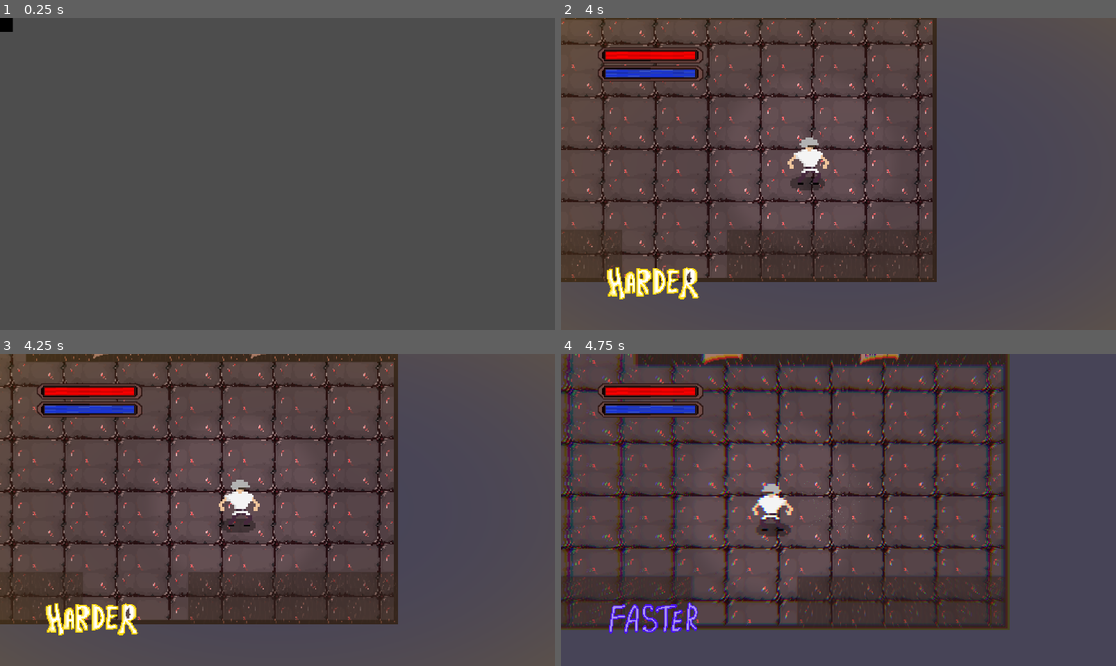
Above: before the commit, frames 1-4 (two rows, left to right).
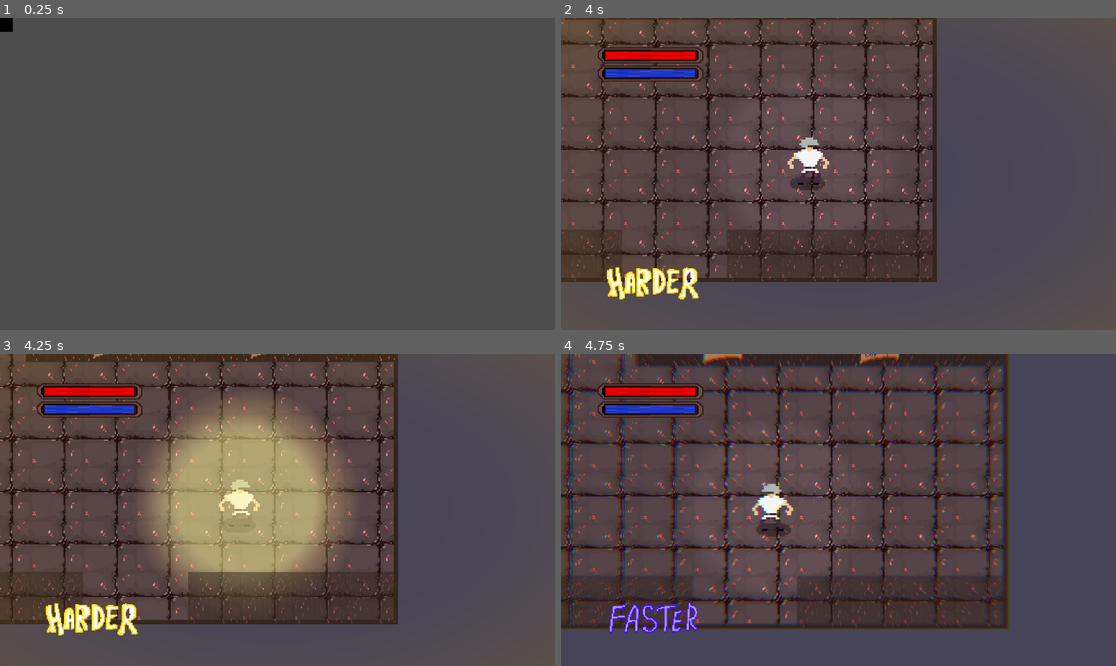
Above: after the commit, the same moments.

Repository: tonyrayf/9-GYMS-OF-INFERNO
Game: Godot game, scene res://scenes/levels/Intro.tscn
Same seed, same stepped clock (60 frames per second), same inputs: the game is played once before the commit and once after it. Video files are missing from this copy of the repository; at most half a second of black plays in their place.
Inputs (mouse positions are in pixels of both pictures, inside the frame that each line leads up to):
- Up to frame 1 (0.25 s): no input
- Up to frame 2 (4 s): tap Enter at 0.5 s; move the mouse to (960, 158) at 0.52 s; hold D (move_right) 0.53-1.28 s; tap Space (attack_kick) at 0.6, 2.85 s; move the mouse to (727, 189) at 1.27 s; hold S (move_down) 1.28-2.03 s; click (727, 189) at 1.35 s; move the mouse to (894, 105) at 2.02 s; hold D (move_right) 2.03-2.78 s; tap F (mode_switch) at 2.1 s; move the mouse to (810, 236) at 2.77 s; hold W (move_up) 2.78-3.53 s; move the mouse to (1005, 220) at 3.52 s; press the mouse at (1005, 220) at 3.53 s; hold A (move_left) from 3.53 s (still down)
- Up to frame 3 (4.25 s): keep holding A (move_left); tap E (skill_e) at 4.15 s
- Up to frame 4 (4.75 s): keep holding A (move_left); move the mouse to (672, 463) at 4.27 s; release the mouse at (672, 463) at 4.28 s; tap F (mode_switch) at 4.35 s

Frames 1-2 are identical in both runs. In frame 3, 18% of the frame differs, in the area x 25-64%, y 15-78%; in frame 4, nothing differs.

Commit message:
super punch and harder push

Diff:
--- a/scenes/enemy/runner_enemy.tscn
+++ b/scenes/enemy/runner_enemy.tscn
@@ -17,7 +17,7 @@
 
 [node name="EnemyRunner" type="CharacterBody2D" unique_id=897800292 groups=["enemy"]]
 collision_layer = 2
-collision_mask = 4
+collision_mask = 6
 script = ExtResource("1_q3o4c")
 attack_speed = 150.0
 damage = 25.0
--- a/scenes/enemy/tank_enemy.tscn
+++ b/scenes/enemy/tank_enemy.tscn
@@ -16,7 +16,7 @@
 
 [node name="EnemyTank" type="CharacterBody2D" unique_id=1657433947 groups=["enemy"]]
 collision_layer = 2
-collision_mask = 4
+collision_mask = 6
 script = ExtResource("1_dwaox")
 patrol_speed = 120.0
 attack_speed = 200.0
--- a/scenes/harder_push.gd
+++ b/scenes/harder_push.gd
@@ -1,11 +1,19 @@
 extends Area2D
 
 
-# Called when the node enters the scene tree for the first time.
-func _ready() -> void:
-	pass # Replace with function body.
+@export var time_to_live : float = 0.07
+@onready var timer : float = time_to_live
 
 
-# Called every frame. 'delta' is the elapsed time since the previous frame.
+func _on_body_entered(body: Node2D) -> void:
+	if body.is_in_group("enemy"):
+		var direction = (body.global_position - Global.player.global_position).normalized()
+
+		body.push_to(direction, 1600)
+
+
 func _process(delta: float) -> void:
-	pass
+	timer -= delta
+
+	if timer <= 0:
+		queue_free()
--- a/scenes/harder_push.tscn
+++ b/scenes/harder_push.tscn
@@ -5,8 +5,26 @@
 [sub_resource type="CircleShape2D" id="CircleShape2D_ff2x6"]
 radius = 371.0054
 
+[sub_resource type="Gradient" id="Gradient_n16vb"]
+offsets = PackedFloat32Array(0.5935252, 1)
+colors = PackedColorArray(1, 0.84313726, 0.50980395, 0.50980395, 1, 0.84313726, 0.50980395, 0)
+
+[sub_resource type="GradientTexture2D" id="GradientTexture2D_ff2x6"]
+gradient = SubResource("Gradient_n16vb")
+width = 800
+height = 800
+fill = 1
+fill_from = Vector2(0.5, 0.5)
+fill_to = Vector2(1, 0.53)
+
 [node name="HarderPush" type="Area2D" unique_id=1566446603]
+collision_mask = 2
 script = ExtResource("1_n16vb")
 
 [node name="CollisionShape2D" type="CollisionShape2D" parent="." unique_id=788051592]
 shape = SubResource("CircleShape2D_ff2x6")
+
+[node name="Sprite2D" type="Sprite2D" parent="." unique_id=178011186]
+texture = SubResource("GradientTexture2D_ff2x6")
+
+[connection signal="body_entered" from="." to="." method="_on_body_entered"]
--- a/scenes/levels/Level2.tscn
+++ b/scenes/levels/Level2.tscn
@@ -21,6 +21,7 @@
 [ext_resource type="PackedScene" uid="uid://dxcjxwo3nfxxk" path="res://nodes/arena.tscn" id="15_uh3oe"]
 [ext_resource type="Texture2D" uid="uid://bhueck8omllbt" path="res://assets/sprites/styles/надписи B.png" id="15_uie84"]
 [ext_resource type="Texture2D" uid="uid://cccdvpqmiw3fu" path="res://assets/sprites/styles/надписи F.png" id="16_0j73a"]
+[ext_resource type="PackedScene" uid="uid://bt0yq0qflwfu" path="res://scenes/enemy/ranged_enemy.tscn" id="16_eim73"]
 [ext_resource type="Texture2D" uid="uid://c8lxxxudcvh48" path="res://assets/sprites/styles/надписи S.png" id="17_cco8p"]
 [ext_resource type="Animation" uid="uid://btb8j1xflvvwe" path="res://resources/arena_end.res" id="18_pi6sb"]
 [ext_resource type="PackedScene" uid="uid://b4tuvljbc8iky" path="res://nodes/goto_level.tscn" id="21_4p5gg"]
@@ -930,39 +931,27 @@
 libraries/ = SubResource("AnimationLibrary_7d7pp")
 
 [node name="Wave1" type="Node2D" parent="." unique_id=124333201]
+
+[node name="EnemyRanged" parent="Wave1" unique_id=2055528447 instance=ExtResource("16_eim73")]
+position = Vector2(-350, -2991)
+
+[node name="EnemyRanged2" parent="Wave1" unique_id=1769928009 instance=ExtResource("16_eim73")]
+position = Vector2(-1213, -2755)
+
+[node name="EnemyRanged3" parent="Wave1" unique_id=1631715548 instance=ExtResource("16_eim73")]
+position = Vector2(-844, -3040)
+
+[node name="EnemyRanged4" parent="Wave1" unique_id=1104946153 instance=ExtResource("16_eim73")]
+position = Vector2(73, -2956)
+
+[node name="EnemyRanged5" parent="Wave1" unique_id=1120707527 instance=ExtResource("16_eim73")]
+position = Vector2(124, -2163)
+
+[node name="EnemyRanged6" parent="Wave1" unique_id=892194231 instance=ExtResource("16_eim73")]
+position = Vector2(-1129, -2194)
+
+[node name="Wave2" type="Node2D" parent="." unique_id=2020529966]
 visible = false
-
-[node name="EnemyRunner" parent="Wave1" unique_id=897800292 instance=ExtResource("15_8tmga")]
-position = Vector2(-1210, -2682)
-
-[node name="Vision" parent="Wave1/EnemyRunner" index="3" unique_id=340150669]
-detection_radius = 9999.0
-
-[node name="EnemyRunner2" parent="Wave1" unique_id=1081774583 instance=ExtResource("15_8tmga")]
-position = Vector2(-916, -2949)
-
-[node name="Vision" parent="Wave1/EnemyRunner2" index="3" unique_id=340150669]
-detection_radius = 9999.0
-
-[node name="EnemyRunner3" parent="Wave1" unique_id=1348214231 instance=ExtResource("15_8tmga")]
-position = Vector2(-440, -2992)
-
-[node name="Vision" parent="Wave1/EnemyRunner3" index="3" unique_id=340150669]
-detection_radius = 9999.0
-
-[node name="EnemyRunner4" parent="Wave1" unique_id=1452961660 instance=ExtResource("15_8tmga")]
-position = Vector2(30, -2841)
-
-[node name="Vision" parent="Wave1/EnemyRunner4" index="3" unique_id=340150669]
-detection_radius = 9999.0
-
-[node name="EnemyRunner5" parent="Wave1" unique_id=1314387547 instance=ExtResource("15_8tmga")]
-position = Vector2(240, -2440)
-
-[node name="Vision" parent="Wave1/EnemyRunner5" index="3" unique_id=340150669]
-detection_radius = 9999.0
-
-[node name="Wave2" type="Node2D" parent="." unique_id=2020529966]
 
 [node name="Enemy" parent="Wave2" unique_id=1604973710 instance=ExtResource("12_rjd1d")]
 position = Vector2(-1129, -2143)
@@ -1013,6 +1002,7 @@
 detection_radius = 9999.0
 
 [node name="Wave3" type="Node2D" parent="." unique_id=1284883108]
+visible = false
 
 [node name="ArenaStarter" parent="." unique_id=232513328 node_paths=PackedStringArray("anim_player") instance=ExtResource("13_8n7ay")]
 position = Vector2(-702, -2056)
@@ -1056,7 +1046,6 @@
 texture = ExtResource("17_cco8p")
 
 [node name="Pixel" type="Sprite2D" parent="." unique_id=1810330355]
-visible = false
 light_mask = 0
 z_index = 4096
 position = Vector2(-297.99988, -2608.5)
@@ -1087,16 +1076,7 @@
 [editable path="Dialog"]
 [editable path="DialogTrigger2"]
 [editable path="Dialog2"]
-[editable path="Wave1/EnemyRunner"]
-[editable path="Wave1/EnemyRunner/RunnerStateMachine"]
-[editable path="Wave1/EnemyRunner2"]
-[editable path="Wave1/EnemyRunner2/RunnerStateMachine"]
-[editable path="Wave1/EnemyRunner3"]
-[editable path="Wave1/EnemyRunner3/RunnerStateMachine"]
-[editable path="Wave1/EnemyRunner4"]
-[editable path="Wave1/EnemyRunner4/RunnerStateMachine"]
-[editable path="Wave1/EnemyRunner5"]
-[editable path="Wave1/EnemyRunner5/RunnerStateMachine"]
+[editable path="Wave1/EnemyRanged"]
 [editable path="Wave2/Enemy"]
 [editable path="Wave2/Enemy2"]
 [editable path="Wave2/Enemy3"]
--- a/scripts/enemy/runner_attack_script.gd
+++ b/scripts/enemy/runner_attack_script.gd
@@ -18,4 +18,5 @@
 func _physics_process(_delta: float) -> void:
 	if enemy.current_speed < enemy.max_speed:
 		enemy.current_speed+=enemy.acceleration
-	enemy.move_to(state_machine.constant_target.global_position,5,true)
+	if state_machine.constant_target:
+		enemy.move_to(state_machine.constant_target.global_position,5,true)
--- a/scripts/player/player_script.gd
+++ b/scripts/player/player_script.gd
@@ -23,7 +23,7 @@
 @export var punch_radius_shfb : Array = [80, 70, 60, 75]
 
 var punch_collision_radius : float
-@export var punch_collision_radius_shfb : Array = [70, 60, 50, 70]
+@export var punch_collision_radius_shfb : Array = [60, 50, 40, 70]
 
 var take_damage_multi : float
 @export var take_damage_multi_shfb : Array = [0.75, 0.26, 1.5, 0.3]
@@ -47,6 +47,9 @@
 
 @export var mode_switch_time : float = 0.5
 var mode_switch_timer : float = 0
+
+@export var super_punch_damage : float = 90
+@export var super_punch_collision_radius : float = 70
 
 @export_group("References")
 @export var health_bar : Node
@@ -65,7 +68,7 @@
 @onready var damage_hitbox_scene := preload("res://scenes/damage_hitbox.tscn")
 @onready var sprite_scale_x : float = sprite.scale.x
 @onready var vignette_color : Vector3 = vignette_rect.material.get_shader_parameter("color")
-
+@onready var harder_push = preload("res://scenes/harder_push.tscn")
 
 func change_mode(mode: int) -> void:
 	$CPUParticles2D.burst_multiple_times(1,velocity)
@@ -136,14 +139,6 @@
 				punch_collision_radius
 			)
 
-	if Input.is_action_just_pressed("skill_e") and skill_e_timer <= 0:
-		skill_e_timer = skill_e_time
-
-		var mouse_pos := get_global_mouse_position()
-		var direction = (mouse_pos - global_position).normalized()
-
-		global_position += direction * faster_dash_distance
-
 	if punched and Global.main_camera:
 		Global.main_camera.shake(
 			stronger_punch_shake_amplitude,
@@ -151,7 +146,7 @@
 			stronger_punch_shake_magnitude
 		)
 
-	# Добивание
+	# Super punch
 	if Input.is_action_just_pressed("skill_e") and skill_e_timer <= 0:
 		skill_e_timer = skill_e_time
 
@@ -183,10 +178,14 @@
 			punch_collision_radius
 		)
 
+	# Push
 	if Input.is_action_just_pressed("skill_e") and skill_e_timer <= 0:
 		skill_e_timer = skill_e_time
 
-
+		var harder_push_node = harder_push.instantiate()
+		harder_push_node.global_position = global_position
+
+		get_tree().current_scene.add_child(harder_push_node)
 
 func mode_faster_logic(delta: float) -> void:
 	if Input.is_action_pressed("attack_punch") and punch_timer <= 0:
@@ -250,6 +249,21 @@
 			stronger_punch_shake_amplitude,
 			stronger_punch_shake_duration,
 			stronger_punch_shake_magnitude
+		)
+
+	# Super punch
+	if Input.is_action_just_pressed("skill_e") and skill_e_timer <= 0:
+		skill_e_timer = skill_e_time
+
+		var mouse_pos := get_global_mouse_position()
+		var direction = (mouse_pos - global_position).normalized()
+		var spawn_pos = global_position + direction * punch_radius
+
+		Global.spawn_damage_hitbox(
+			super_punch_damage,
+			spawn_pos,
+			Global.Attacker.PLAYER,
+			super_punch_collision_radius
 		)
 
 
